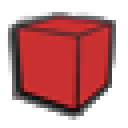
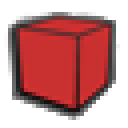
Revision of a layered 128 x 128 image; what changed, layer by layer:
painted on "base" (1st of 4, in "face.png") over 24, 44, 120, 112
painted on "base" (2nd of 4, in "edge.png") over 24, 44, 120, 112
painted on "base" (3rd of 4, in "vertex.png") over 24, 44, 120, 112
added group "perspective.png" with 2 layers above "smooth.png" over 8, 12, 120, 120
added layer "base" (4th of 4, in "perspective.png") in group "perspective.png" over 8, 12, 120, 120
added group "smooth.png" with 1 layers over 8, 12, 116, 120
added layer "smooth" in group "smooth.png" over 8, 12, 116, 120
